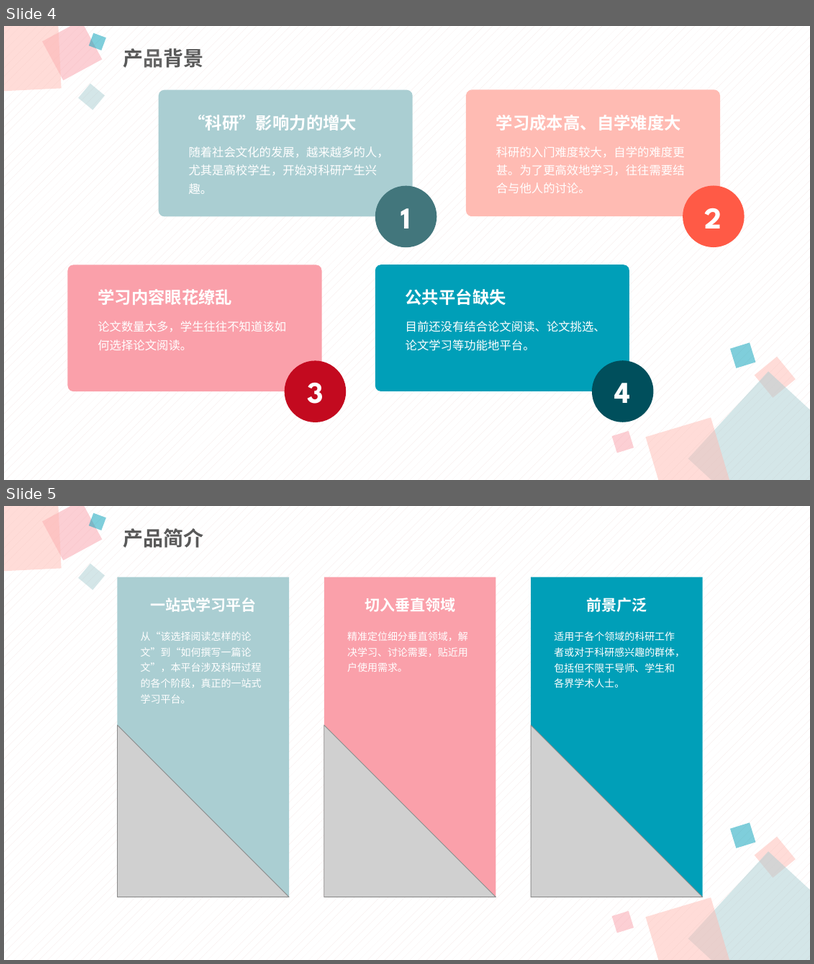
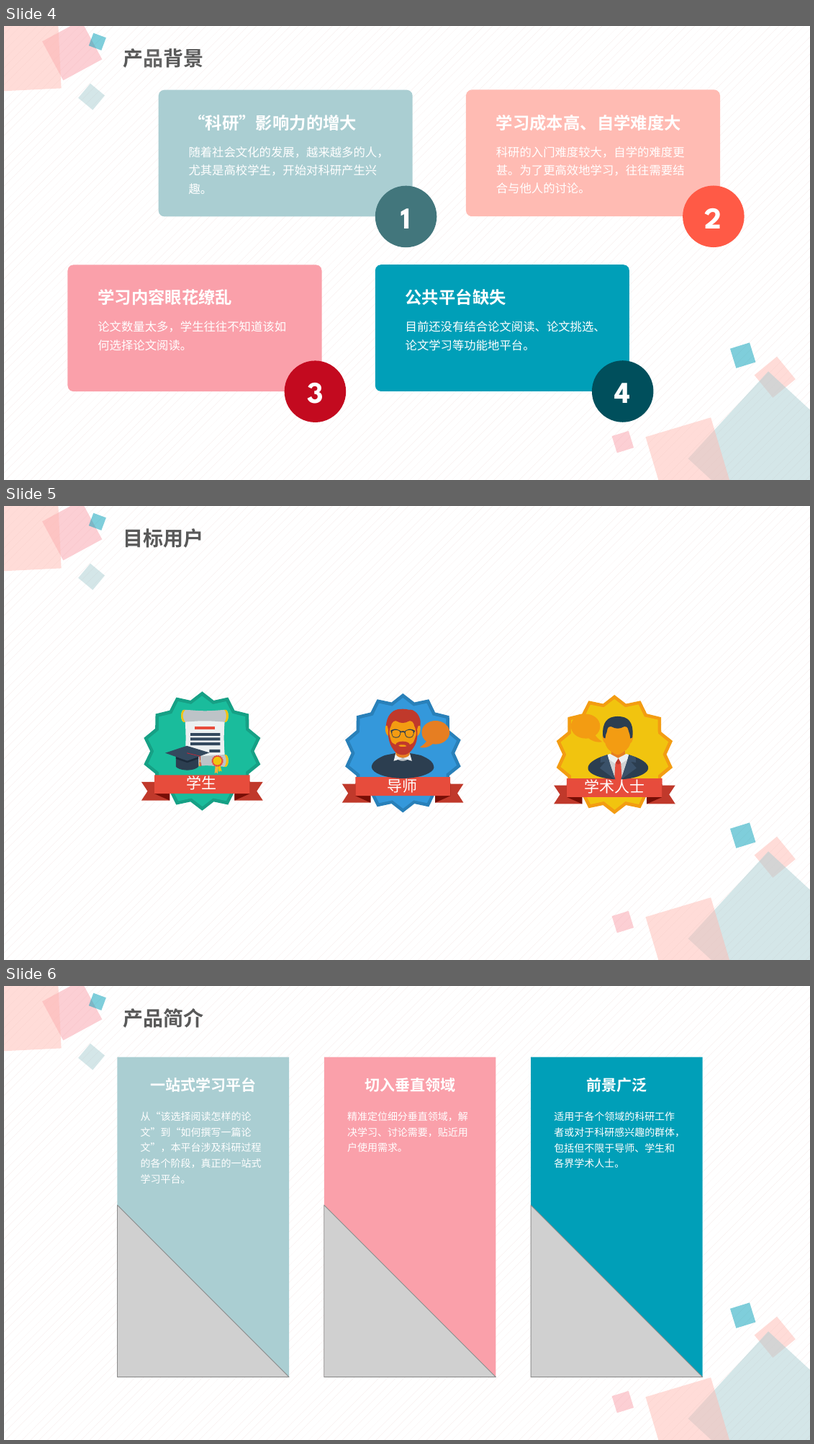
Before and after one commit to ReimuYk/Group16-PaperClip, a slide deck: Final/doc&model/PPT.pptx. Shown one above the other, each under a label of ours: slides 4 and 5 before the commit, slides 4, 5 and 6 after it. The pictures are 814x964 and 814x1444 pixels, drawn with LibreOffice and Linux fonts; fonts in the diff are those of the drawing; grey boxes stand for pictures. Boxes give left, top, right and bottom in pixels: in the first picture for what was removed or moved away, otherwise in the second. Text is boxed around its words. In the diff, an @@ line names an element or a change of style, - is before the commit and + after.

```diff
--- a/Final/doc&model/PPT.pptx
+++ b/Final/doc&model/PPT.pptx
@@ slide 5 added at bbox=[4, 506, 810, 960], background pattern #F5E5E4 on #FFFFFF; not listed: 9 template elements that a slide beside it also shows @@
@@ text added at bbox=[124, 528, 204, 548], 24 pt, text #595959, bold @@
+目标用户
@@ group added at bbox=[142, 691, 263, 811]: 27 freeform shapes, 6 rectangles, 2 ellipses, 1 text @@
+学生
@@ group added at bbox=[342, 693, 464, 813]: 17 freeform shapes, 2 rectangles, 1 text @@
+导师
@@ group added at bbox=[555, 695, 676, 814]: 18 freeform shapes, 2 rectangles, 1 text @@
+学术人士
@@ what was slide 5 is now slide 6 @@
```
Also in this commit, not shown: 1 other slide added.
